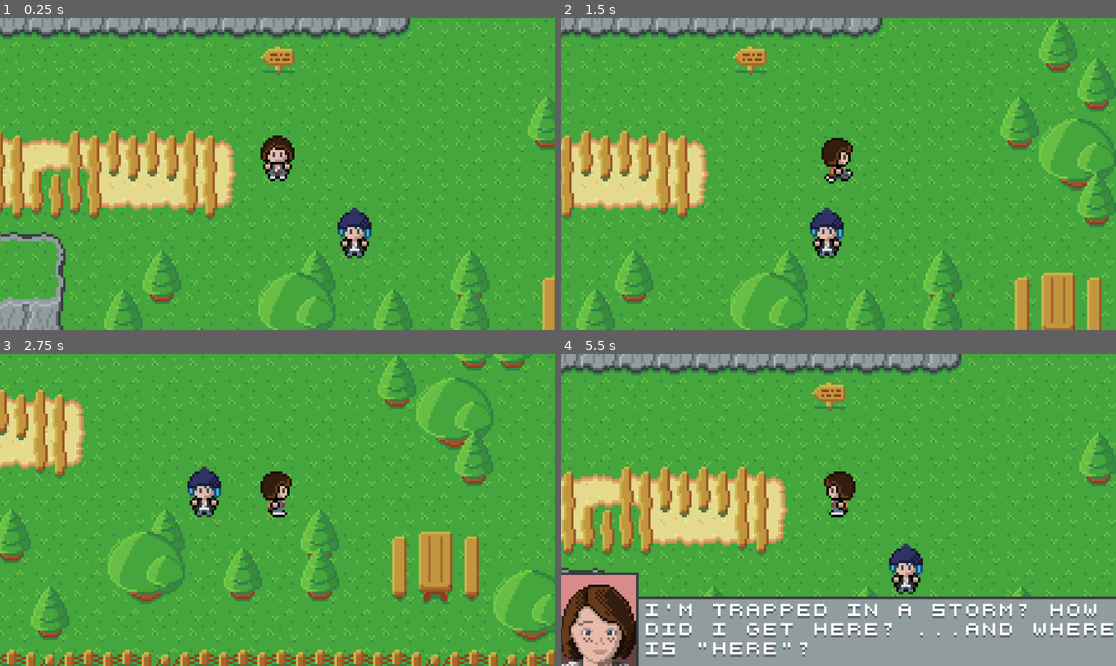
Above: before the commit, frames 1-4 (two rows, left to right).
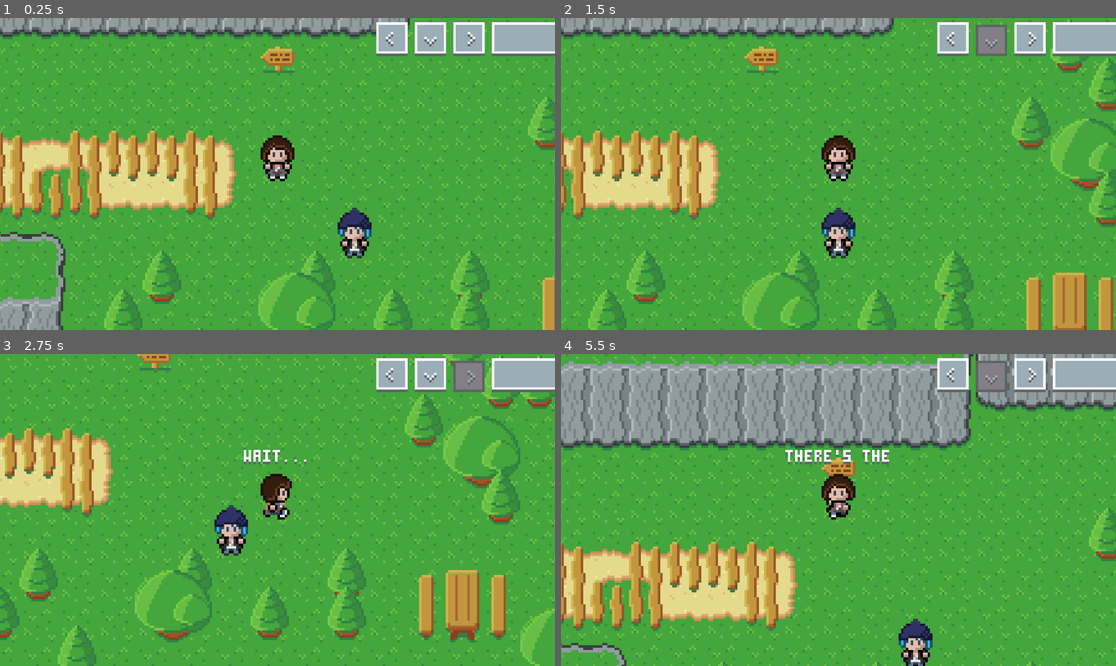
Above: after the commit, the same moments.

Repository: minkezhang/lis
Game: Godot game, scene res://scenes/level/level.tscn
The game is run twice, just before and just after one commit, with the same random seed, the same clock (stepped at 60 frames per second) and the same inputs. The project has no main scene, so this scene is started directly.
Inputs:
- Up to frame 1 (0.25 s): no input
- Up to frame 2 (1.5 s): tap Enter (ui_accept) at 0.5, 0.6, 0.77, 1.07, 1.35 s; hold Right (ui_right) 0.53-1.28 s; hold Down (ui_down) from 1.28 s (still down)
- Up to frame 3 (2.75 s): tap Enter (ui_accept) at 1.52, 1.82, 2.1 s; release Down (ui_down) at 2.03 s; hold Right (ui_right) from 2.03 s (still down)
- Up to frame 4 (5.5 s): release Right (ui_right) at 2.78 s; hold Up (ui_up) 2.78-3.53 s; tap Enter (ui_accept) at 2.85, 3.02, 3.32, 3.6, 3.77, 4.07, 4.35, 4.52, 4.82, 5.1 s; hold Left (ui_left) 3.53-5.03 s; hold Down (ui_down) from 5.03 s (still down)

The runs differ from the first frame. In frame 1, 3.1% of the frame differs, in the area x 67-100%, y 1-13%; in frame 2, 34%; in frame 3, 39%; in frame 4, 71%, in the area x 0-100%, y 0-100%.

Commit message:
Add debug controller input

Diff:
--- a/lib/controller.gd
+++ b/lib/controller.gd
@@ -2,7 +2,9 @@
 
 const _libgeo = preload('res://lib/geo.gd')
 
-enum ControllerMode { NULL, MOVE, DIALOG }
+enum ControllerMode { NULL, MOVE, DIALOG, DEBUG }
+enum ControllerInputType { UP, DOWN, LEFT, RIGHT, SPACE }
+enum ControllerInputAction { PRESSED, RELEASED }
 
 const CONTORLLER_CONFIG_LOOKUP = {
 	ControllerMode.NULL: NullControllerConfig,
@@ -14,33 +16,63 @@
 class NullControllerConfig:
 	func mode() -> ControllerMode:
 		return ControllerMode.NULL
-	func n_handler():
+	func n_handler(_m: ControllerInputAction):
 		pass
-	func e_handler():
+	func e_handler(_m: ControllerInputAction):
 		pass
-	func s_handler():
+	func s_handler(_m: ControllerInputAction):
 		pass
-	func w_handler():
+	func w_handler(_m: ControllerInputAction):
 		pass
-	func accept_handler():
+	func accept_handler(_m: ControllerInputAction):
 		pass
+
+
+class DebugControllerConfig extends NullControllerConfig:
+	func mode() -> ControllerMode:
+		return ControllerMode.NULL
+
+	func n_handler(m: ControllerInputAction):
+		SignalBus.debug_input_detected.emit(m, ControllerInputType.UP)
+
+	func e_handler(m: ControllerInputAction):
+		SignalBus.debug_input_detected.emit(m, ControllerInputType.RIGHT)
+
+	func s_handler(m: ControllerInputAction):
+		SignalBus.debug_input_detected.emit(m, ControllerInputType.DOWN)
+
+	func w_handler(m: ControllerInputAction):
+		SignalBus.debug_input_detected.emit(m, ControllerInputType.LEFT)
+
+	func accept_handler(m: ControllerInputAction):
+		SignalBus.debug_input_detected.emit(m, ControllerInputType.SPACE)
 
 
 class MoveControllerConfig extends NullControllerConfig:
 	func mode():
 		return ControllerMode.MOVE
-	func n_handler():
-		SignalBus.move_requested.emit(_libgeo.Orientation.N)
-	func e_handler():
-		SignalBus.move_requested.emit(_libgeo.Orientation.E)
-	func s_handler():
-		SignalBus.move_requested.emit(_libgeo.Orientation.S)
-	func w_handler():
-		SignalBus.move_requested.emit(_libgeo.Orientation.W)
+
+	func n_handler(m: ControllerInputAction):
+		if m == ControllerInputAction.PRESSED:
+			SignalBus.move_requested.emit(_libgeo.Orientation.N)
+
+	func e_handler(m: ControllerInputAction):
+		if m == ControllerInputAction.PRESSED:
+			SignalBus.move_requested.emit(_libgeo.Orientation.E)
+
+	func s_handler(m: ControllerInputAction):
+		if m == ControllerInputAction.PRESSED:
+			SignalBus.move_requested.emit(_libgeo.Orientation.S)
+
+	func w_handler(m: ControllerInputAction):
+		if m == ControllerInputAction.PRESSED:
+			SignalBus.move_requested.emit(_libgeo.Orientation.W)
 
 
 class DialogControllerConfig extends NullControllerConfig:
 	func mode():
 		return ControllerMode.DIALOG
-	func accept_handler():
-		SignalBus.advance_dialog_requested.emit()
+
+	func accept_handler(m: ControllerInputAction):
+		if m == ControllerInputAction.PRESSED:
+			SignalBus.advance_dialog_requested.emit()
--- a/lib/event.gd
+++ b/lib/event.gd
@@ -66,6 +66,7 @@
 	var _n: Node
 	var _eid: String
 	var _executed: bool  # dialog is a singleton event
+	signal _eof
 
 	func _init(l: _libdialog.Line, n: Node, eid: String = ''):
 		_l = l
@@ -76,8 +77,17 @@
 	func execute():
 		if _executed:
 			return
+		_executed = true
 
-		_executed = true
+		var _h = func(l: String):
+			if l == _eid:
+				_eof.emit()
+				print("handled: {l}".format({'l': l}))
+		SignalBus.eof_reached.connect(_h)
+
 		_n.set_dialog(_l, _eid)
 
+		await _eof
+		SignalBus.eof_reached.disconnect(_h)
+		print("exited: {l}".format({'l': _eid}))
 		super()
--- a/lib/signal_bus.gd
+++ b/lib/signal_bus.gd
@@ -37,3 +37,9 @@
 signal disable_controller_mode_requested(mode: _libcontroller.ControllerMode)
 signal move_requested(direction: _libgeo.Orientation)
 signal advance_dialog_requested()
+
+signal debug_input_detected(
+	action: _libcontroller.ControllerInputAction,
+	input: _libcontroller.ControllerInputType,
+)
+signal debug_controller_mode_changed(mode: _libcontroller.ControllerMode)
--- /dev/null
+++ b/scenes/debug/debug.gd
@@ -0,0 +1,8 @@
+extends Node2D
+
+
+@export var debug: bool = false
+
+
+func _ready():
+	visible = debug
--- /dev/null
+++ b/scenes/debug/debug.tscn
@@ -0,0 +1,59 @@
+[gd_scene load_steps=6 format=3 uid="uid://dxtkfmi8e828v"]
+
+[ext_resource type="Script" path="res://scenes/debug/debug.gd" id="1_8pwvv"]
+[ext_resource type="Texture2D" uid="uid://btp15pwa28uf6" path="res://scenes/level/controller/assets/debug.png" id="2_vxinv"]
+[ext_resource type="Script" path="res://scenes/debug/ui_sprite.gd" id="3_l3rgq"]
+[ext_resource type="FontFile" uid="uid://c1ptg86ugn50h" path="res://scenes/label/assets/font_3x6.png" id="4_vw06v"]
+[ext_resource type="Script" path="res://scenes/debug/ui_label.gd" id="5_u1ias"]
+
+[node name="Debug" type="Node2D"]
+script = ExtResource("1_8pwvv")
+debug = true
+
+[node name="Space" type="Sprite2D" parent="."]
+position = Vector2(40, 0)
+texture = ExtResource("2_vxinv")
+region_enabled = true
+region_rect = Rect2(64, 0, 32, 16)
+script = ExtResource("3_l3rgq")
+input = 4
+
+[node name="Down" type="Sprite2D" parent="."]
+texture = ExtResource("2_vxinv")
+region_enabled = true
+region_rect = Rect2(16, 0, 16, 16)
+script = ExtResource("3_l3rgq")
+input = 1
+
+[node name="Left" type="Sprite2D" parent="."]
+position = Vector2(-16, 0)
+texture = ExtResource("2_vxinv")
+region_enabled = true
+region_rect = Rect2(32, 0, 16, 16)
+script = ExtResource("3_l3rgq")
+input = 2
+
+[node name="Right" type="Sprite2D" parent="."]
+position = Vector2(16, 0)
+texture = ExtResource("2_vxinv")
+region_enabled = true
+region_rect = Rect2(48, 0, 16, 16)
+script = ExtResource("3_l3rgq")
+input = 3
+
+[node name="Up" type="Sprite2D" parent="."]
+position = Vector2(0, -16)
+texture = ExtResource("2_vxinv")
+region_enabled = true
+region_rect = Rect2(0, 0, 16, 16)
+script = ExtResource("3_l3rgq")
+
+[node name="Label" type="Label" parent="."]
+offset_left = 9.0
+offset_top = -15.0
+offset_right = 41.0
+offset_bottom = -8.0
+theme_override_fonts/font = ExtResource("4_vw06v")
+clip_text = true
+text_overrun_behavior = 1
+script = ExtResource("5_u1ias")
--- /dev/null
+++ b/scenes/debug/ui_label.gd
@@ -0,0 +1,15 @@
+extends Label
+
+const _libcontroller = preload('res://lib/controller.gd')
+
+
+func _debug_controller_mode_changed(mode: _libcontroller.ControllerMode):
+	text = {
+		_libcontroller.ControllerMode.NULL: 'null',
+		_libcontroller.ControllerMode.DIALOG: 'dialog',
+		_libcontroller.ControllerMode.MOVE: 'movement',
+	}[mode]
+
+
+func _ready():
+	SignalBus.debug_controller_mode_changed.connect(_debug_controller_mode_changed)
--- /dev/null
+++ b/scenes/debug/ui_sprite.gd
@@ -0,0 +1,43 @@
+extends Sprite2D
+
+const _libcontroller = preload('res://lib/controller.gd')
+
+@export var input: _libcontroller.ControllerInputType
+
+
+var _SPRITE_LOOKUP = {
+	_libcontroller.ControllerInputType.UP: {
+		_libcontroller.ControllerInputAction.PRESSED: Rect2(Vector2(0, 16), Vector2(16, 16)),
+		_libcontroller.ControllerInputAction.RELEASED: Rect2(Vector2(0, 0), Vector2(16, 16)),
+	},
+	_libcontroller.ControllerInputType.DOWN: {
+		_libcontroller.ControllerInputAction.PRESSED: Rect2(Vector2(16, 16), Vector2(16, 16)),
+		_libcontroller.ControllerInputAction.RELEASED: Rect2(Vector2(16, 0), Vector2(16, 16)),
+	},
+	_libcontroller.ControllerInputType.LEFT: {
+		_libcontroller.ControllerInputAction.PRESSED: Rect2(Vector2(32, 16), Vector2(16, 16)),
+		_libcontroller.ControllerInputAction.RELEASED: Rect2(Vector2(32, 0), Vector2(16, 16)),
+	},
+	_libcontroller.ControllerInputType.RIGHT: {
+		_libcontroller.ControllerInputAction.PRESSED: Rect2(Vector2(48, 16), Vector2(16, 16)),
+		_libcontroller.ControllerInputAction.RELEASED: Rect2(Vector2(48, 0), Vector2(16, 16)),
+	},
+	_libcontroller.ControllerInputType.SPACE: {
+		_libcontroller.ControllerInputAction.PRESSED: Rect2(Vector2(64, 16), Vector2(32, 16)),
+		_libcontroller.ControllerInputAction.RELEASED: Rect2(Vector2(64, 0), Vector2(32, 16)),
+	},
+}
+
+
+func _debug_input_detected_handler(
+	a: _libcontroller.ControllerInputAction,
+	i: _libcontroller.ControllerInputType,
+):
+	if i != input:
+		return
+
+	set_region_rect(_SPRITE_LOOKUP[i][a])
+
+# Called when the node enters the scene tree for the first time.
+func _ready():
+	SignalBus.debug_input_detected.connect(_debug_input_detected_handler)
--- a/scenes/level/controller/controller.gd
+++ b/scenes/level/controller/controller.gd
@@ -14,6 +14,7 @@
 	mode: _libcontroller.ControllerMode,
 	target_enabled_state: bool,
 ):
+	assert(mode != _libcontroller.ControllerMode.DEBUG, "cannot manually set to the debug controller type")
 	# Do something only if a change was detected.
 	if (
 		target_enabled_state and mode == _curr_controller_mode
@@ -31,6 +32,8 @@
 	_SCENES_LOOKUP[_curr_controller_mode].set_is_enabled(true)
 	_SCENES_LOOKUP[_prev_controller_mode].set_is_enabled(false)
 
+	SignalBus.debug_controller_mode_changed.emit(_curr_controller_mode)
+
 
 func _ready():
 	_SCENES_LOOKUP = {
--- a/scenes/level/controller/controller.tscn
+++ b/scenes/level/controller/controller.tscn
@@ -1,8 +1,9 @@
-[gd_scene load_steps=5 format=3 uid="uid://cfgopsu06dfv5"]
+[gd_scene load_steps=6 format=3 uid="uid://cfgopsu06dfv5"]
 
 [ext_resource type="Script" path="res://scenes/level/controller/controller.gd" id="1_dccnx"]
 [ext_resource type="Script" path="res://scenes/level/controller/null.gd" id="2_wldf4"]
 [ext_resource type="Script" path="res://scenes/level/controller/move.gd" id="3_0esaa"]
+[ext_resource type="Script" path="res://scenes/level/controller/debug.gd" id="3_q6gt4"]
 [ext_resource type="Script" path="res://scenes/level/controller/dialog.gd" id="4_2gowt"]
 
 [node name="Controller" type="Node"]
@@ -16,3 +17,6 @@
 
 [node name="Dialog" type="Node" parent="."]
 script = ExtResource("4_2gowt")
+
+[node name="Debug" type="Node" parent="."]
+script = ExtResource("3_q6gt4")
--- /dev/null
+++ b/scenes/level/controller/debug.gd
@@ -0,0 +1,42 @@
+extends NullControllerScene
+
+
+@export var debug: bool = false
+
+
+func is_enabled() -> bool:
+	return _is_enabled
+
+
+func set_is_enabled(e: bool):
+	_is_enabled = e
+
+
+func _ready():
+	_is_enabled = true
+	_controller = _libcontroller.DebugControllerConfig.new()
+
+func _process(_delta):
+	if not _is_enabled:
+		return
+
+	if Input.is_action_just_pressed('ui_up'):
+		_controller.n_handler(_libcontroller.ControllerInputAction.PRESSED)
+	if Input.is_action_just_pressed('ui_down'):
+		_controller.s_handler(_libcontroller.ControllerInputAction.PRESSED)
+	if Input.is_action_just_pressed('ui_left'):
+		_controller.w_handler(_libcontroller.ControllerInputAction.PRESSED)
+	if Input.is_action_just_pressed('ui_right'):
+		_controller.e_handler(_libcontroller.ControllerInputAction.PRESSED)
+	if Input.is_action_just_pressed('ui_accept'):
+		_controller.accept_handler(_libcontroller.ControllerInputAction.PRESSED)
+	if Input.is_action_just_released('ui_up'):
+		_controller.n_handler(_libcontroller.ControllerInputAction.RELEASED)
+	if Input.is_action_just_released('ui_down'):
+		_controller.s_handler(_libcontroller.ControllerInputAction.RELEASED)
+	if Input.is_action_just_released('ui_left'):
+		_controller.w_handler(_libcontroller.ControllerInputAction.RELEASED)
+	if Input.is_action_just_released('ui_right'):
+		_controller.e_handler(_libcontroller.ControllerInputAction.RELEASED)
+	if Input.is_action_just_released('ui_accept'):
+		_controller.accept_handler(_libcontroller.ControllerInputAction.RELEASED)
--- a/scenes/level/controller/dialog.gd
+++ b/scenes/level/controller/dialog.gd
@@ -6,7 +6,7 @@
 		return
 
 	if Input.is_action_just_pressed('ui_accept'):
-		_controller.accept_handler()
+		_controller.accept_handler(_libcontroller.ControllerInputAction.PRESSED)
 
 
 func _ready():
--- a/scenes/level/controller/move.gd
+++ b/scenes/level/controller/move.gd
@@ -25,14 +25,14 @@
 	_delta_accum = max(_delta_accum, 1)
 
 	if Input.is_action_pressed('ui_right'):
-		_controller.e_handler()
+		_controller.e_handler(_libcontroller.ControllerInputAction.PRESSED)
 		_delta_accum = 0
 	if Input.is_action_pressed('ui_left'):
-		_controller.w_handler()
+		_controller.w_handler(_libcontroller.ControllerInputAction.PRESSED)
 		_delta_accum = 0
 	if Input.is_action_pressed('ui_up'):
-		_controller.n_handler()
+		_controller.n_handler(_libcontroller.ControllerInputAction.PRESSED)
 		_delta_accum = 0
 	if Input.is_action_pressed('ui_down'):
-		_controller.s_handler()
+		_controller.s_handler(_libcontroller.ControllerInputAction.PRESSED)
 		_delta_accum = 0
--- a/scenes/level/level.gd
+++ b/scenes/level/level.gd
@@ -17,10 +17,12 @@
 
 
 func _eof_reached_handler(lid: String):
+	return
 	SignalBus.event_triggered.emit('EOF:{l}'.format({'l': lid}))
 
 
 func _event_triggered_handler(eid: String):
+	print("_event_triggered_handler(eid: {l})".format({'l': eid}))
 	if eid not in _EVENT_TRIGGERED_HANDLER_LOOKUP:
 		push_warning('unhandled event ID: {eid}'.format({
 			'eid': eid,
@@ -48,7 +50,7 @@
 			_libevent.CustomEvent.new(func(): SignalBus.signal_handlers_installed.emit()),
 		],
 		'START_TIMER': [
-			_libevent.TimerEvent.new(self, 5.0).chain(
+			_libevent.TimerEvent.new(self, 1.0).chain(
 				_libevent.EmitEvent.new('START_DIALOG'),
 			),
 		],
@@ -57,6 +59,8 @@
 				_libscript.SCRIPT['FOREST:MAX:00'],
 				$Dialog,
 				'FOREST:MAX:00',
+			).chain(
+				_libevent.EmitEvent.new('EOF:FOREST:MAX:00'),
 			),
 		],
 		'EOF:FOREST:MAX:00': [
@@ -84,3 +88,4 @@
 func _process(_delta):
 	$Camera.global_position = $Map/Characters/Max.global_position
 	$Dialog.position = $Camera.position
+	$Debug.position = $Camera.position + Vector2(64, -56)
--- a/scenes/level/level.tscn
+++ b/scenes/level/level.tscn
@@ -1,9 +1,10 @@
-[gd_scene load_steps=5 format=3 uid="uid://by4dtpw1n4rrn"]
+[gd_scene load_steps=6 format=3 uid="uid://by4dtpw1n4rrn"]
 
 [ext_resource type="Script" path="res://scenes/level/level.gd" id="1_c0187"]
 [ext_resource type="PackedScene" uid="uid://ufi28gyvsh5g" path="res://scenes/level/dialog/dialog.tscn" id="1_qj0l6"]
 [ext_resource type="PackedScene" uid="uid://cfgopsu06dfv5" path="res://scenes/level/controller/controller.tscn" id="2_lxrhx"]
 [ext_resource type="PackedScene" uid="uid://b6mm4qr2d1cfx" path="res://scenes/level/overworld/map/map.tscn" id="2_vatu1"]
+[ext_resource type="PackedScene" uid="uid://dxtkfmi8e828v" path="res://scenes/debug/debug.tscn" id="5_arfsd"]
 
 [node name="Level" type="Node2D"]
 script = ExtResource("1_c0187")
@@ -17,3 +18,6 @@
 
 [node name="Dialog" parent="." instance=ExtResource("1_qj0l6")]
 z_index = 8
+
+[node name="Debug" parent="." instance=ExtResource("5_arfsd")]
+z_index = 8
Binary file added: scenes/level/controller/assets/debug.aseprite
Binary file added: scenes/level/controller/assets/debug.png
Not shown, added: scenes/level/controller/assets/debug.png.import
